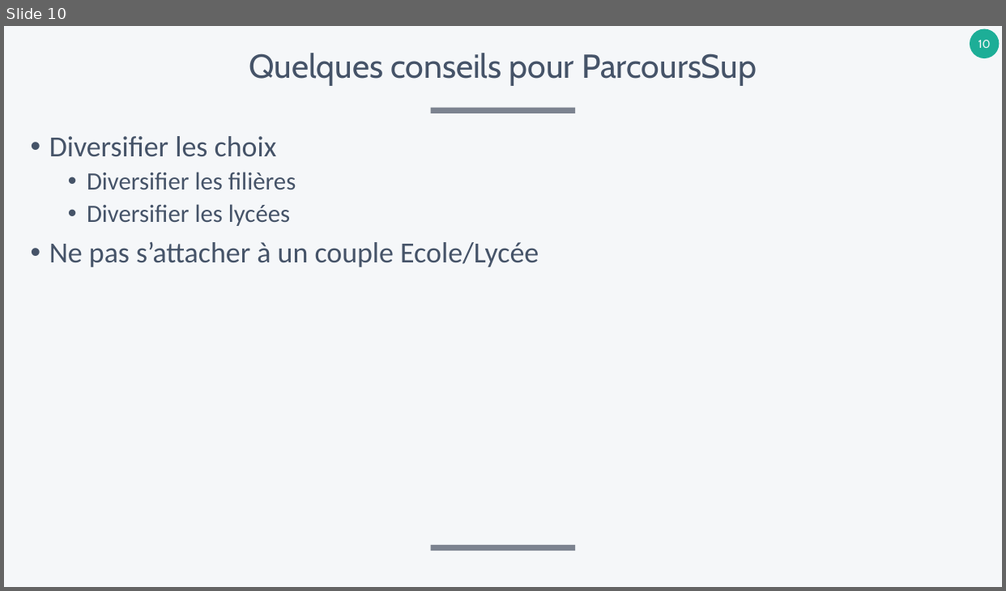
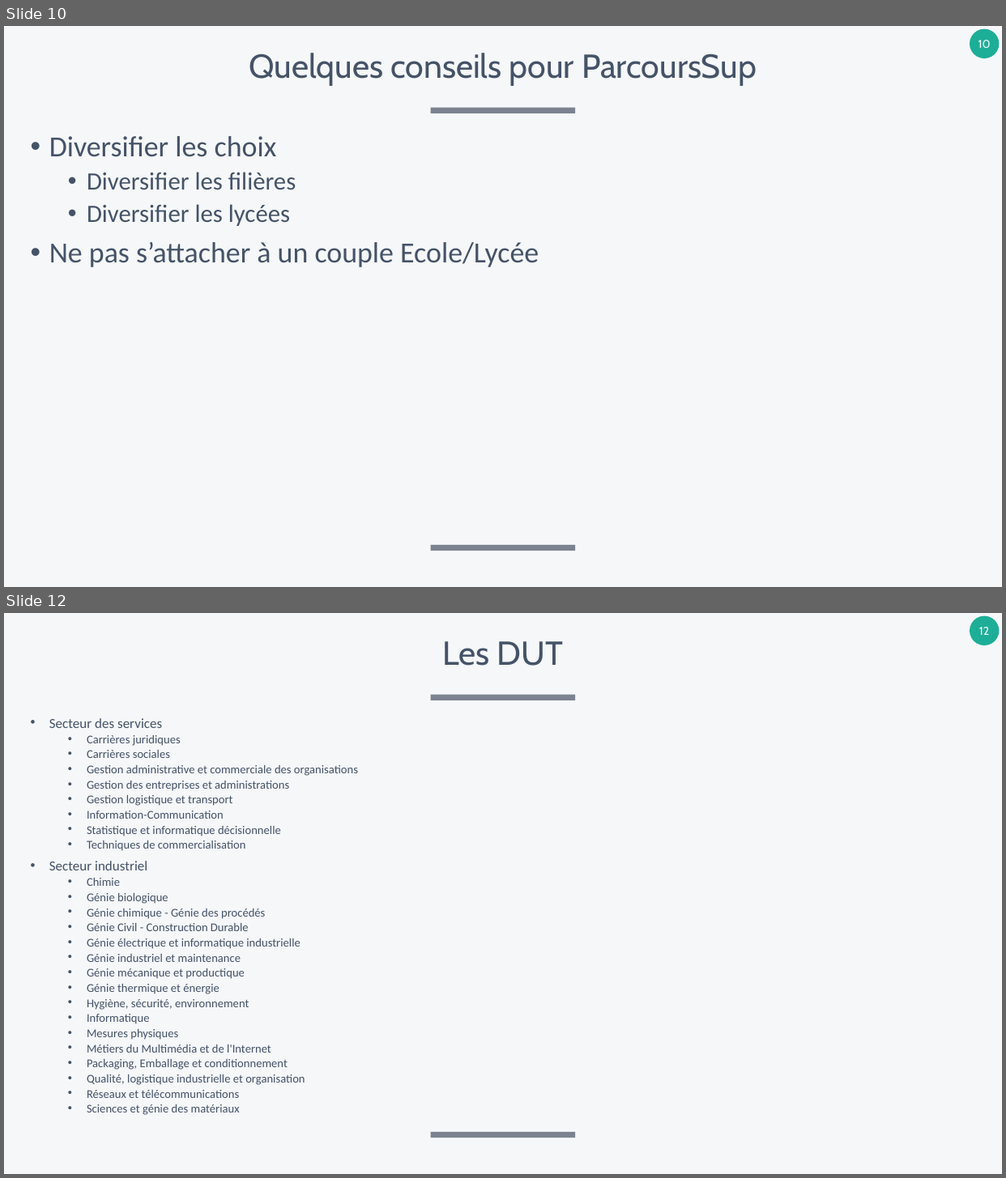
Before and after one commit to xpessoles/SI_Dev, a slide deck: Orientation/Orientation_PostBac.pptx. Shown one above the other, each under a label of ours: slide 10 before the commit, slides 10 and 12 after it; the slides between them are not shown. The pictures are 1006x591 and 1006x1178 pixels, drawn with LibreOffice and Linux fonts; fonts in the diff are those of the drawing. Boxes give left, top, right and bottom in pixels: in the first picture for what was removed or moved away, otherwise in the second. Text is boxed around its words. In the diff, an @@ line names an element or a change of style, - is before the commit and + after.

```diff
--- a/Orientation/Orientation_PostBac.pptx
+++ b/Orientation/Orientation_PostBac.pptx
@@ slide 12 added at (4,613,1002,1174), background #F5F7F9; not listed: 3 template elements that a slide beside it also shows @@
@@ title added at (442,641,563,666), 32 pt, text #455368 @@
+Les DUT
@@ text added at (49,718,358,1115), 11.4 pt, text #455368 @@
+• Secteur des services
+  • Carrières juridiques
+  • Carrières sociales
+  • Gestion administrative et commerciale des organisations
+  • Gestion des entreprises et administrations
+  • Gestion logistique et transport
+  • Information-Communication
+  • Statistique et informatique décisionnelle
+  • Techniques de commercialisation
+• Secteur industriel
+  • Chimie
+  • Génie biologique
+  • Génie chimique - Génie des procédés
+  • Génie Civil - Construction Durable
+  • Génie électrique et informatique industrielle
+  • Génie industriel et maintenance
+  • Génie mécanique et productique
+  • Génie thermique et énergie
+  • Hygiène, sécurité, environnement
+  • Informatique
+  • Mesures physiques
+  • Métiers du Multimédia et de l'Internet
+  • Packaging, Emballage et conditionnement
+  • Qualité, logistique industrielle et organisation
+  • Réseaux et télécommunications
+  • Sciences et génie des matériaux
```
Also in this commit, not shown: 4 slides changed, 9 other slides added.
